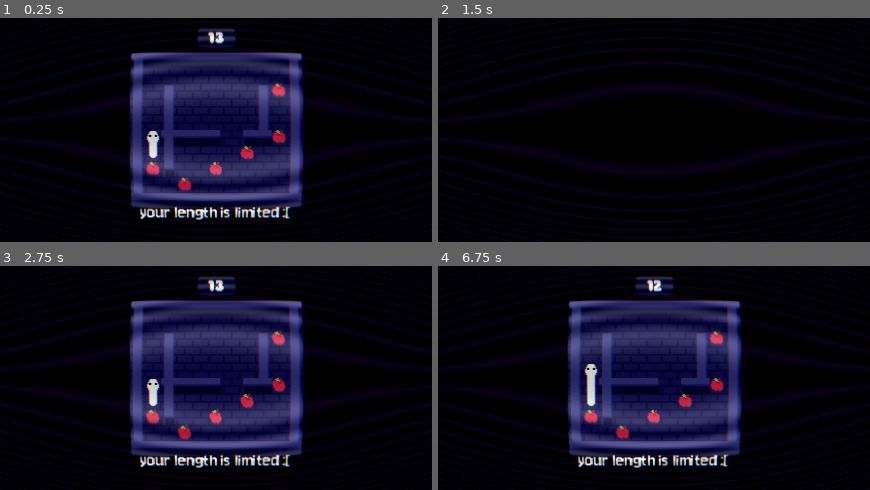
Above: before the commit, frames 1-4 (two rows, left to right).
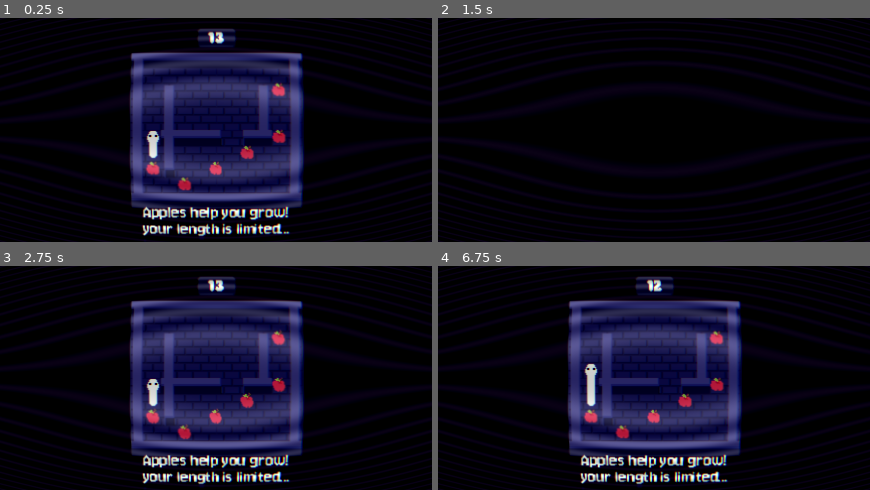
Above: after the commit, the same moments.

Repository: Evelyn-is-eepy/12dt-1---ouroborus
Game: Godot game, scene res://Scenes/Levels/level_3.tscn
Two runs of this game, one before a commit and one after it. Both use one fixed random seed, a clock stepped at 60 frames per second and the inputs below. This scene is started directly instead of the project's main scene.
Inputs (mouse positions are in pixels of both pictures, inside the frame that each line leads up to):
- Up to frame 1 (0.25 s): no input
- Up to frame 2 (1.5 s): tap Enter at 0.5 s; move the mouse to (749, 118) at 0.52 s; hold D (move_right) 0.53-1.28 s; tap R (restart) at 1.25 s; move the mouse to (567, 141) at 1.27 s; hold S (move_down) from 1.28 s (still down)
- Up to frame 3 (2.75 s): tap X (reset save) at 2 s; move the mouse to (259, 328) at 2.02 s; release S (move_down) at 2.03 s; hold D (move_right) from 2.03 s (still down)
- Up to frame 4 (6.75 s): move the mouse to (632, 422) at 2.77 s; release D (move_right) at 2.78 s; hold W (move_up) 2.78-3.53 s; tap R (restart) at 3.5, 5.75 s; move the mouse to (783, 411) at 3.52 s; hold A (move_left) 3.53-5.03 s; tap X (reset save) at 4.25 s; move the mouse to (524, 344) at 4.27 s; move the mouse to (675, 378) at 5.02 s; hold S (move_down) 5.03-5.78 s; move the mouse to (589, 322) at 5.77 s; hold D (move_right) 5.78-6.53 s; move the mouse to (749, 366) at 6.52 s; hold W (move_up) from 6.53 s (still down)

The runs differ from the first frame. In frame 1, 2.9% of the frame differs, in the area x 32-68%, y 83-99%; in frame 2, nothing differs; in frame 3, 2.9%; in frame 4, 2.9%.

Commit message:
fixed music not repeating

Diff:
--- a/Scenes/Levels/level_3.tscn
+++ b/Scenes/Levels/level_3.tscn
@@ -148,5 +148,6 @@
 theme_override_constants/line_spacing = -5
 theme_override_fonts/font = ExtResource("7_167vu")
 theme_override_font_sizes/font_size = 20
-text = "your length is limited :["
+text = "Apples help you grow!
+your length is limited..."
 horizontal_alignment = 1
Not shown, changed: Assets/Audio/Theme test 01.ogg.import
Not shown, changed: Assets/Audio/credits_theme.mp3.import
